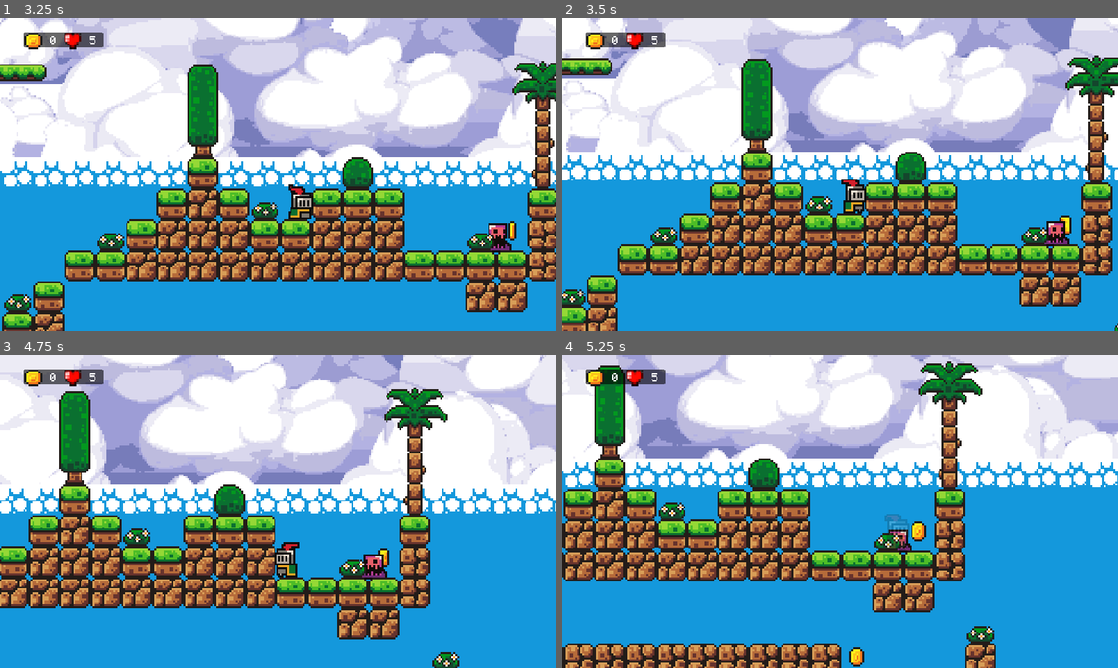
Above: before the commit, frames 1-4 (two rows, left to right).
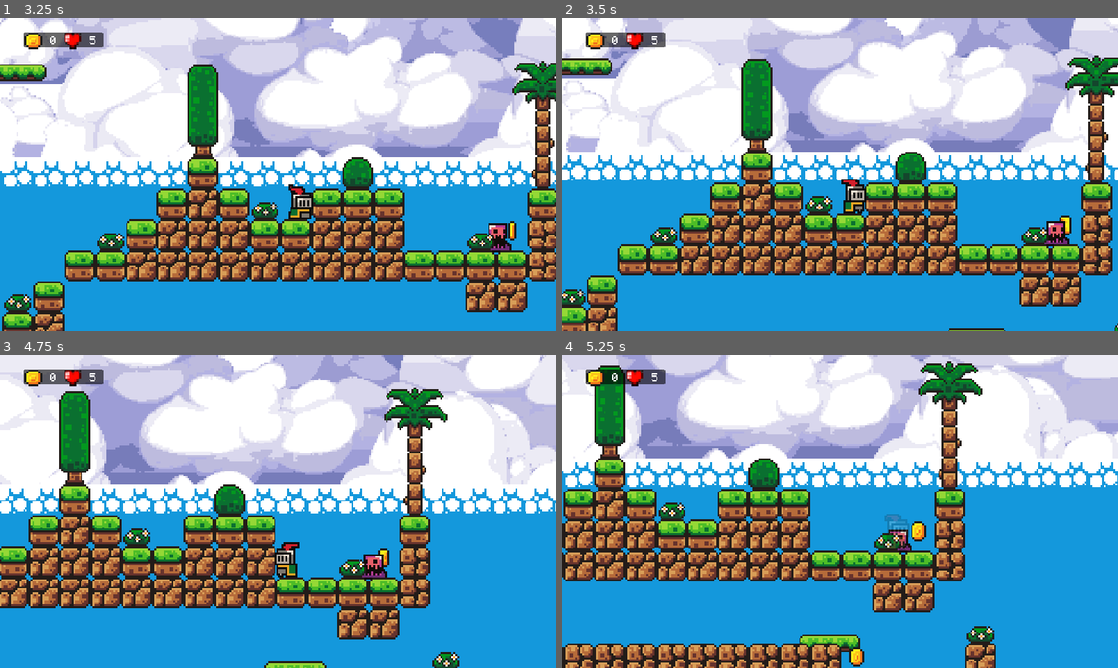
Above: after the commit, the same moments.

Repository: bitarcher/DraculaOpenSourceGodotGame
Game: Godot game, scene res://scenes/p_level_2.tscn
Two runs of this game, one before a commit and one after it. Both use one fixed random seed, a clock stepped at 60 frames per second and the inputs below. This scene is started directly instead of the project's main scene. Sound files missing from this copy of the repository are replaced by a short silence.
Inputs:
- Up to frame 1 (3.25 s): tap Enter (ui_accept) at 0.5, 0.77, 1.52, 3.02 s; hold Right (ui_right) 0.53-2.03 s; hold Left (ui_left) 2.03-2.78 s; hold Right (ui_right) from 2.78 s (still down)
- Up to frame 2 (3.5 s): keep holding Right (ui_right)
- Up to frame 3 (4.75 s): tap Enter (ui_accept) at 3.77, 4.52 s; release Right (ui_right) at 4.28 s; hold Left (ui_left) from 4.28 s (still down)
- Up to frame 4 (5.25 s): release Left (ui_left) at 5.03 s; hold Right (ui_right) from 5.03 s (still down)

Frame 1 is identical in both runs. In frame 2, less than 0.1% of the frame differs, in the area x 69-80%, y 99-100%; in frame 3, 0.2%; in frame 4, 0.4%, in the area x 42-54%, y 89-95%.

Commit message:
cleaning level and refacto ui...

Diff:
--- a/scenes/p_level_0.tscn
+++ b/scenes/p_level_0.tscn
@@ -1,7 +1,6 @@
-[gd_scene load_steps=32 format=3 uid="uid://b0crdc1ikff2q"]
+[gd_scene load_steps=31 format=3 uid="uid://b0crdc1ikff2q"]
 
 [ext_resource type="Script" uid="uid://bsiqiop3rtut" path="res://scripts/p_level_1.gd" id="1_kjeck"]
-[ext_resource type="PackedScene" uid="uid://c8fgcnhdy6mk2" path="res://scenes/level_ui.tscn" id="2_1kl48"]
 [ext_resource type="Texture2D" uid="uid://cvh3qfx5hoimn" path="res://assets/sun.png" id="3_xgaoy"]
 [ext_resource type="Texture2D" uid="uid://doyfrmal4p0kn" path="res://assets/clouds/cloud0.png" id="4_rfw54"]
 [ext_resource type="Texture2D" uid="uid://c60iqolxdbyr" path="res://assets/clouds/cloud1.png" id="5_bdc45"]
@@ -15,7 +14,7 @@
 [ext_resource type="Texture2D" uid="uid://bhnmlt1xwr8rl" path="res://assets/brackey/sprites/world_tileset.png" id="13_oh6rx"]
 [ext_resource type="PackedScene" uid="uid://c2tqnky1jk71i" path="res://coin_tree.tscn" id="14_3cumw"]
 [ext_resource type="PackedScene" uid="uid://c5nscqmqpj63y" path="res://scenes/slime_enemy.tscn" id="15_ao783"]
-[ext_resource type="AudioStream" uid="uid://bhlh4nphgdd6o" path="res://assets/brackey/music/time_for_adventure.mp3" id="16_npkut"]
+[ext_resource type="PackedScene" uid="uid://d062hkuxa4g7y" path="res://scenes/p_level_const.tscn" id="17_gnmoc"]
 [ext_resource type="PackedScene" uid="uid://0khi164sjtqt" path="res://scenes/portail_magique.tscn" id="17_jjvvp"]
 [ext_resource type="PackedScene" uid="uid://cctwmuyah45p6" path="res://scenes/healing_vial.tscn" id="18_juwh7"]
 
@@ -323,12 +322,6 @@
 position = Vector2(-286, 15)
 script = ExtResource("1_kjeck")
 
-[node name="CanvasLayer" type="CanvasLayer" parent="."]
-
-[node name="LevelUi" parent="CanvasLayer" instance=ExtResource("2_1kl48")]
-position = Vector2(48, 29)
-scale = Vector2(0.3, 0.3)
-
 [node name="SunSprite" type="Sprite2D" parent="."]
 z_as_relative = false
 position = Vector2(150, -441)
@@ -519,14 +512,10 @@
 [node name="SlimeEnemy2" parent="." instance=ExtResource("15_ao783")]
 position = Vector2(1162, -35)
 
-[node name="MusicAudioStreamPlayer" type="AudioStreamPlayer" parent="."]
-stream = ExtResource("16_npkut")
-volume_db = -13.602
-autoplay = true
-parameters/looping = true
-
 [node name="PortailMagique" parent="." instance=ExtResource("17_jjvvp")]
 position = Vector2(1342, -64)
 
 [node name="HealingVial" parent="." instance=ExtResource("18_juwh7")]
 position = Vector2(225, -34)
+
+[node name="LevelConst" parent="." instance=ExtResource("17_gnmoc")]
--- a/scenes/p_level_1.tscn
+++ b/scenes/p_level_1.tscn
@@ -13,10 +13,9 @@
 [ext_resource type="PackedScene" uid="uid://b5geq5n0tlmfj" path="res://scenes/killzone.tscn" id="5_t3gwi"]
 [ext_resource type="PackedScene" uid="uid://c52etx4cornmc" path="res://scenes/trap.tscn" id="6_6pu31"]
 [ext_resource type="PackedScene" uid="uid://c2tqnky1jk71i" path="res://coin_tree.tscn" id="7_3s02y"]
-[ext_resource type="PackedScene" uid="uid://c8fgcnhdy6mk2" path="res://scenes/level_ui.tscn" id="8_oqhks"]
 [ext_resource type="PackedScene" uid="uid://c5nscqmqpj63y" path="res://scenes/slime_enemy.tscn" id="8_pfjqn"]
-[ext_resource type="AudioStream" uid="uid://bhlh4nphgdd6o" path="res://assets/brackey/music/time_for_adventure.mp3" id="14_v5f0u"]
 [ext_resource type="PackedScene" uid="uid://0khi164sjtqt" path="res://scenes/portail_magique.tscn" id="16_33irq"]
+[ext_resource type="PackedScene" uid="uid://d062hkuxa4g7y" path="res://scenes/p_level_const.tscn" id="17_oqhks"]
 [ext_resource type="PackedScene" uid="uid://cctwmuyah45p6" path="res://scenes/healing_vial.tscn" id="18_dv5ru"]
 
 [sub_resource type="Animation" id="Animation_1ofay"]
@@ -323,12 +322,6 @@
 position = Vector2(-286, 15)
 script = ExtResource("1_1ofay")
 
-[node name="CanvasLayer" type="CanvasLayer" parent="."]
-
-[node name="LevelUi" parent="CanvasLayer" instance=ExtResource("8_oqhks")]
-position = Vector2(48, 29)
-scale = Vector2(0.3, 0.3)
-
 [node name="SunSprite" type="Sprite2D" parent="."]
 z_as_relative = false
 position = Vector2(150, -441)
@@ -519,14 +512,10 @@
 [node name="SlimeEnemy2" parent="." instance=ExtResource("8_pfjqn")]
 position = Vector2(1162, -35)
 
-[node name="MusicAudioStreamPlayer" type="AudioStreamPlayer" parent="."]
-stream = ExtResource("14_v5f0u")
-volume_db = -13.602
-autoplay = true
-parameters/looping = true
-
 [node name="PortailMagique" parent="." instance=ExtResource("16_33irq")]
 position = Vector2(1342, -64)
 
 [node name="HealingVial" parent="." instance=ExtResource("18_dv5ru")]
 position = Vector2(225, -34)
+
+[node name="LevelConst" parent="." instance=ExtResource("17_oqhks")]
--- a/scenes/p_level_2.tscn
+++ b/scenes/p_level_2.tscn
@@ -15,9 +15,8 @@
 [ext_resource type="PackedScene" uid="uid://7r7xqq1udtgj" path="res://scenes/coins_5x5.tscn" id="14_lgyd3"]
 [ext_resource type="PackedScene" uid="uid://c5nscqmqpj63y" path="res://scenes/slime_enemy.tscn" id="14_tcof6"]
 [ext_resource type="PackedScene" uid="uid://hkis3pmnouwy" path="res://scenes/coins_3x3.tscn" id="15_esw31"]
-[ext_resource type="AudioStream" uid="uid://bhlh4nphgdd6o" path="res://assets/brackey/music/time_for_adventure.mp3" id="15_lrrtd"]
 [ext_resource type="PackedScene" uid="uid://0khi164sjtqt" path="res://scenes/portail_magique.tscn" id="16_tkmfp"]
-[ext_resource type="PackedScene" uid="uid://c8fgcnhdy6mk2" path="res://scenes/level_ui.tscn" id="18_6bqcr"]
+[ext_resource type="PackedScene" uid="uid://d062hkuxa4g7y" path="res://scenes/p_level_const.tscn" id="18_6bqcr"]
 [ext_resource type="PackedScene" uid="uid://cctwmuyah45p6" path="res://scenes/healing_vial.tscn" id="19_7humc"]
 
 [sub_resource type="CanvasItemMaterial" id="CanvasItemMaterial_pfjqn"]
@@ -369,12 +368,6 @@
 texture = ExtResource("6_wavvf")
 offset = Vector2(0, -7)
 
-[node name="Platform" parent="ParallaxBackground/ParallaxLayer4" instance=ExtResource("10_t05uy")]
-position = Vector2(197, 23)
-
-[node name="Coins3x3" parent="ParallaxBackground/ParallaxLayer4" instance=ExtResource("15_esw31")]
-position = Vector2(461, 60)
-
 [node name="Player" parent="." instance=ExtResource("7_6plo0")]
 position = Vector2(176, -15)
 
@@ -401,12 +394,6 @@
 layer_1/z_index = 1
 layer_1/tile_data = PackedInt32Array(65527, 2, 0, 131063, 65538, 0, 65528, 2, 0, 131064, 65538, 0, 65529, 2, 0, 131065, …(9621 unchanged characters)…
 
-[node name="MusicAudioStreamPlayer" type="AudioStreamPlayer" parent="."]
-stream = ExtResource("15_lrrtd")
-volume_db = -13.602
-autoplay = true
-parameters/looping = true
-
 [node name="Platforms" type="Node" parent="."]
 
 [node name="Platform3" parent="Platforms" instance=ExtResource("10_t05uy")]
@@ -436,6 +423,15 @@
 }
 autoplay = "move"
 
+[node name="Platform4" parent="Platforms" instance=ExtResource("10_t05uy")]
+position = Vector2(201, 23)
+
+[node name="Platform5" parent="Platforms" instance=ExtResource("10_t05uy")]
+position = Vector2(656, -133)
+
+[node name="Platform6" parent="Platforms" instance=ExtResource("10_t05uy")]
+position = Vector2(704, -133)
+
 [node name="Coins" type="Node" parent="."]
 
 [node name="Coin" parent="Coins" instance=ExtResource("9_3lw5p")]
@@ -501,6 +497,48 @@
 [node name="Coins3x9" parent="Coins" instance=ExtResource("15_esw31")]
 position = Vector2(-23, 71)
 
+[node name="Coins3x10" parent="Coins" instance=ExtResource("15_esw31")]
+position = Vector2(465, 60)
+
+[node name="coins5x6" parent="Coins" instance=ExtResource("14_lgyd3")]
+position = Vector2(-368, -248)
+
+[node name="Coins3x11" parent="Coins" instance=ExtResource("15_esw31")]
+position = Vector2(-288, -216)
+
+[node name="Coins3x12" parent="Coins" instance=ExtResource("15_esw31")]
+position = Vector2(-48, -296)
+
+[node name="Coins3x13" parent="Coins" instance=ExtResource("15_esw31")]
+position = Vector2(16, -328)
+
+[node name="Coin8" parent="Coins" instance=ExtResource("9_3lw5p")]
+position = Vector2(8, -272)
+
+[node name="Coin9" parent="Coins" instance=ExtResource("9_3lw5p")]
+position = Vector2(8, -288)
+
+[node name="Coin10" parent="Coins" instance=ExtResource("9_3lw5p")]
+position = Vector2(8, -304)
+
+[node name="Coins3x14" parent="Coins" instance=ExtResource("15_esw31")]
+position = Vector2(64, -312)
+
+[node name="Coin11" parent="Coins" instance=ExtResource("9_3lw5p")]
+position = Vector2(104, -256)
+
+[node name="Coin12" parent="Coins" instance=ExtResource("9_3lw5p")]
+position = Vector2(472, -80)
+
+[node name="Coin13" parent="Coins" instance=ExtResource("9_3lw5p")]
+position = Vector2(488, -96)
+
+[node name="Coin14" parent="Coins" instance=ExtResource("9_3lw5p")]
+position = Vector2(504, -96)
+
+[node name="Coins3x15" parent="Coins" instance=ExtResource("15_esw31")]
+position = Vector2(375, -96)
+
 [node name="Enemies" type="Node" parent="."]
 
 [node name="SlimeEnemy2" parent="Enemies" instance=ExtResource("14_tcof6")]
@@ -512,14 +550,11 @@
 [node name="SlimeEnemy" parent="Enemies" instance=ExtResource("14_tcof6")]
 position = Vector2(207, -36)
 
-[node name="SlimeEnemy" parent="." instance=ExtResource("14_tcof6")]
-position = Vector2(245, 12)
-
-[node name="coins5x5" parent="." instance=ExtResource("14_lgyd3")]
-position = Vector2(-82, -263)
-
-[node name="Coins3x3" parent="." instance=ExtResource("15_esw31")]
-position = Vector2(-2, -231)
+[node name="SlimeEnemy4" parent="Enemies" instance=ExtResource("14_tcof6")]
+position = Vector2(-41, 27)
+
+[node name="SlimeEnemy5" parent="Enemies" instance=ExtResource("14_tcof6")]
+position = Vector2(408, -163)
 
 [node name="Traps" type="Node" parent="."]
 
@@ -535,71 +570,25 @@
 [node name="Trap4" parent="Traps" instance=ExtResource("11_wohjl")]
 position = Vector2(-224, -131)
 
-[node name="Coins3x4" parent="." instance=ExtResource("15_esw31")]
-position = Vector2(238, -311)
-
-[node name="Coins3x5" parent="." instance=ExtResource("15_esw31")]
-position = Vector2(302, -343)
-
-[node name="Coin" parent="." instance=ExtResource("9_3lw5p")]
-position = Vector2(294, -287)
-
-[node name="Coin2" parent="." instance=ExtResource("9_3lw5p")]
-position = Vector2(294, -303)
-
-[node name="Coin3" parent="." instance=ExtResource("9_3lw5p")]
-position = Vector2(294, -319)
-
-[node name="Coins3x6" parent="." instance=ExtResource("15_esw31")]
-position = Vector2(350, -327)
-
-[node name="Coin4" parent="." instance=ExtResource("9_3lw5p")]
-position = Vector2(390, -271)
-
-[node name="SlimeEnemy2" parent="." instance=ExtResource("14_tcof6")]
-position = Vector2(694, -178)
-
-[node name="Trap" parent="." instance=ExtResource("11_wohjl")]
-position = Vector2(797, -178)
-
-[node name="Trap2" parent="." instance=ExtResource("11_wohjl")]
-position = Vector2(829, -178)
-
-[node name="Trap3" parent="." instance=ExtResource("11_wohjl")]
-position = Vector2(861, -171)
-
-[node name="Trap4" parent="." instance=ExtResource("11_wohjl")]
-position = Vector2(862, -123)
-
-[node name="Trap5" parent="." instance=ExtResource("11_wohjl")]
-position = Vector2(900, -147)
-
-[node name="Coin5" parent="." instance=ExtResource("9_3lw5p")]
-position = Vector2(758, -95)
-
-[node name="Coin6" parent="." instance=ExtResource("9_3lw5p")]
-position = Vector2(774, -111)
-
-[node name="Coin7" parent="." instance=ExtResource("9_3lw5p")]
-position = Vector2(790, -111)
-
-[node name="Coins3x7" parent="." instance=ExtResource("15_esw31")]
-position = Vector2(661, -111)
-
-[node name="Platform" parent="." instance=ExtResource("10_t05uy")]
-position = Vector2(942, -148)
-
-[node name="Platform2" parent="." instance=ExtResource("10_t05uy")]
-position = Vector2(990, -148)
+[node name="Trap5" parent="Traps" instance=ExtResource("11_wohjl")]
+position = Vector2(511, -163)
+
+[node name="Trap6" parent="Traps" instance=ExtResource("11_wohjl")]
+position = Vector2(543, -163)
+
+[node name="Trap7" parent="Traps" instance=ExtResource("11_wohjl")]
+position = Vector2(575, -156)
+
+[node name="Trap8" parent="Traps" instance=ExtResource("11_wohjl")]
+position = Vector2(576, -108)
+
+[node name="Trap9" parent="Traps" instance=ExtResource("11_wohjl")]
+position = Vector2(614, -132)
 
 [node name="PortailMagique" parent="." instance=ExtResource("16_tkmfp")]
 position = Vector2(1366, -95)
 
-[node name="CanvasLayer" type="CanvasLayer" parent="."]
-
-[node name="LevelUi" parent="CanvasLayer" instance=ExtResource("18_6bqcr")]
-position = Vector2(48, 29)
-scale = Vector2(0.3, 0.3)
-
 [node name="HealingVial" parent="." instance=ExtResource("19_7humc")]
 position = Vector2(1110, -113)
+
+[node name="LevelConst" parent="." instance=ExtResource("18_6bqcr")]
--- /dev/null
+++ b/scenes/p_level_const.tscn
@@ -0,0 +1,21 @@
+[gd_scene load_steps=4 format=3 uid="uid://d062hkuxa4g7y"]
+
+[ext_resource type="Script" uid="uid://bsiqiop3rtut" path="res://scripts/p_level_1.gd" id="1_07h77"]
+[ext_resource type="PackedScene" uid="uid://c8fgcnhdy6mk2" path="res://scenes/level_ui.tscn" id="2_hlhvv"]
+[ext_resource type="AudioStream" uid="uid://bhlh4nphgdd6o" path="res://assets/brackey/music/time_for_adventure.mp3" id="3_mfnrs"]
+
+[node name="LevelConst" type="Node2D"]
+position = Vector2(-286, 15)
+script = ExtResource("1_07h77")
+
+[node name="CanvasLayer" type="CanvasLayer" parent="."]
+
+[node name="LevelUi" parent="CanvasLayer" instance=ExtResource("2_hlhvv")]
+position = Vector2(48, 29)
+scale = Vector2(0.3, 0.3)
+
+[node name="MusicAudioStreamPlayer" type="AudioStreamPlayer" parent="."]
+stream = ExtResource("3_mfnrs")
+volume_db = -13.602
+autoplay = true
+parameters/looping = true
Not shown: 1 places in scenes/p_level_1.tscn that only renumber resources
Not shown: 1 places in scenes/p_level_2.tscn that only renumber resources
